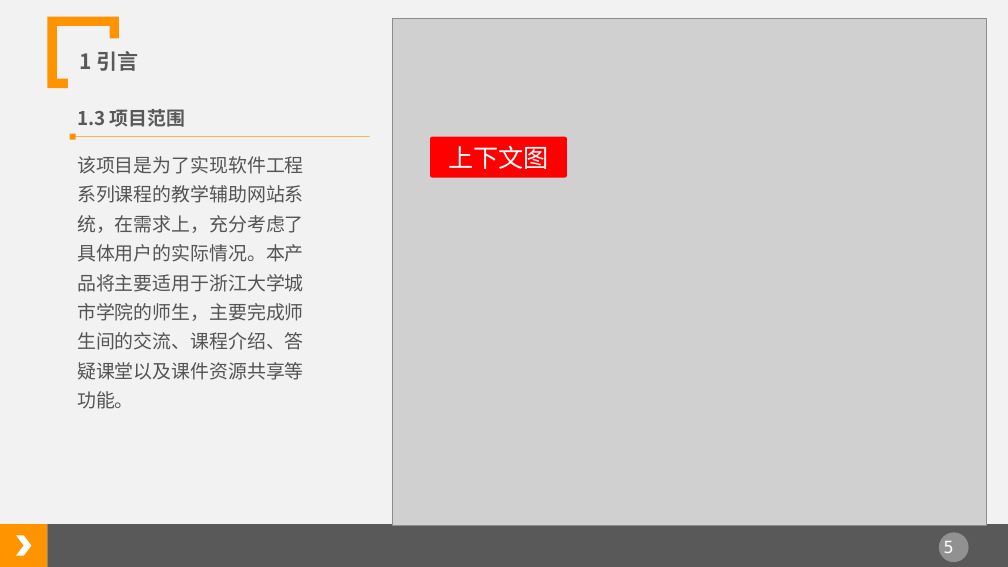
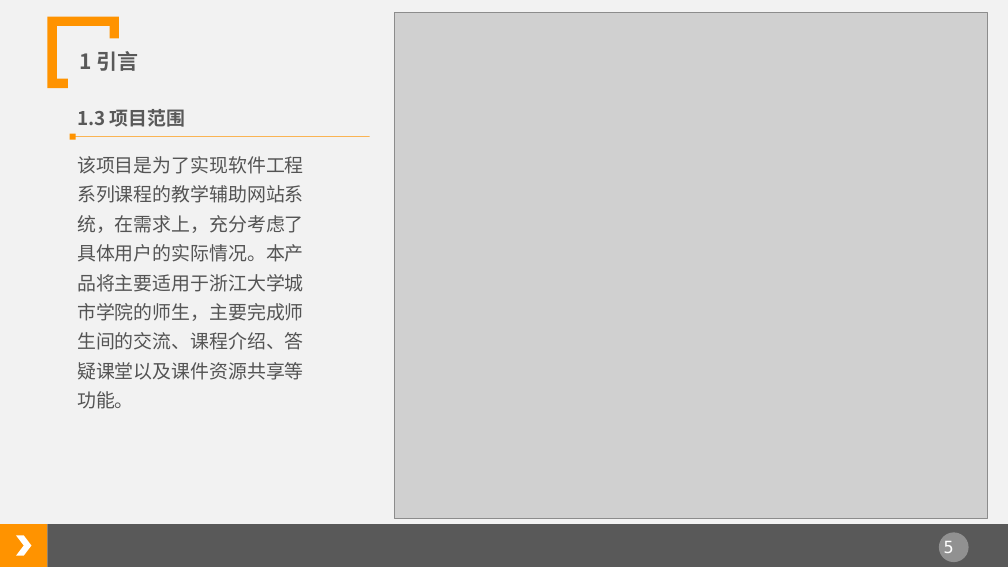
Before and after one commit to tzy502/G16, a slide deck: slide 5 of 需求规格说明书/软件需求规格说明书.ppt. Drawn at 1008x567 pixels with LibreOffice and Linux fonts; fonts in the diff are those of the drawing; grey boxes stand for pictures. Boxes give left, top, right and bottom in pixels: in the first picture for what was removed or moved away, otherwise in the second. Text is boxed around its words. In the diff, an @@ line names an element or a change of style, - is before the commit and + after.

```diff
--- a/需求规格说明书/软件需求规格说明书.ppt
+++ b/需求规格说明书/软件需求规格说明书.ppt
@@ picture: place and size @@
-picture at [392, 19, 987, 525]
+picture at [394, 13, 987, 518]
@@ rounded rectangle removed at [430, 137, 567, 178] @@
-上下文图
```
Also in this commit, not shown: 14 other slides changed, 2 slides added, 1 slide removed, 11 other files.
